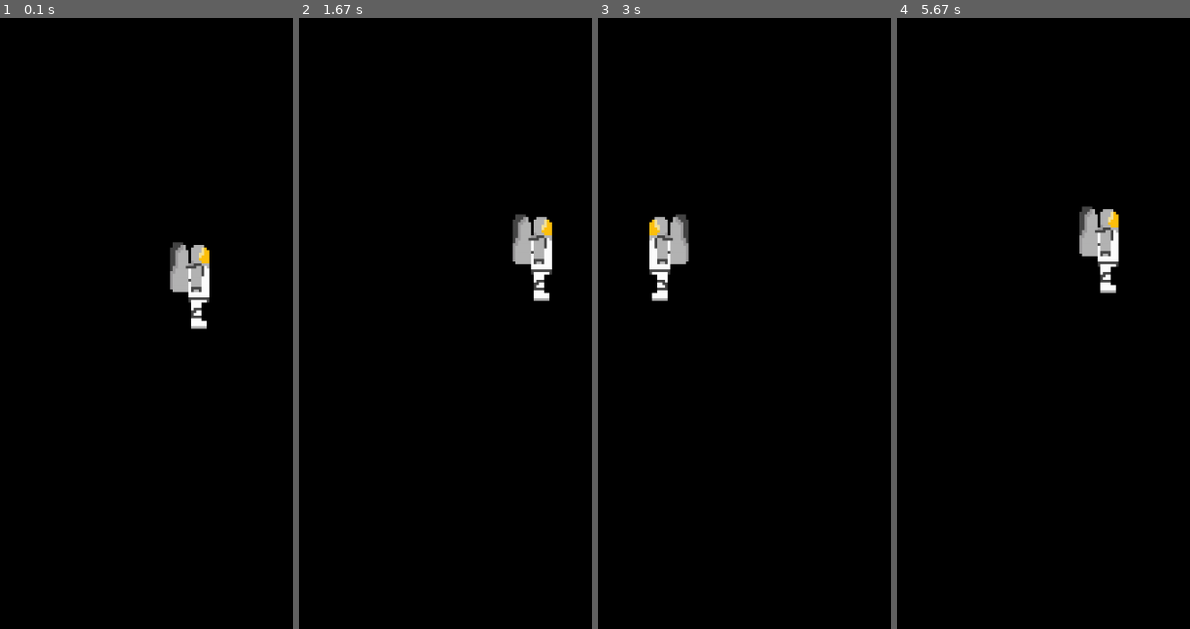
Above: before the commit, frames 1-4 (left to right).
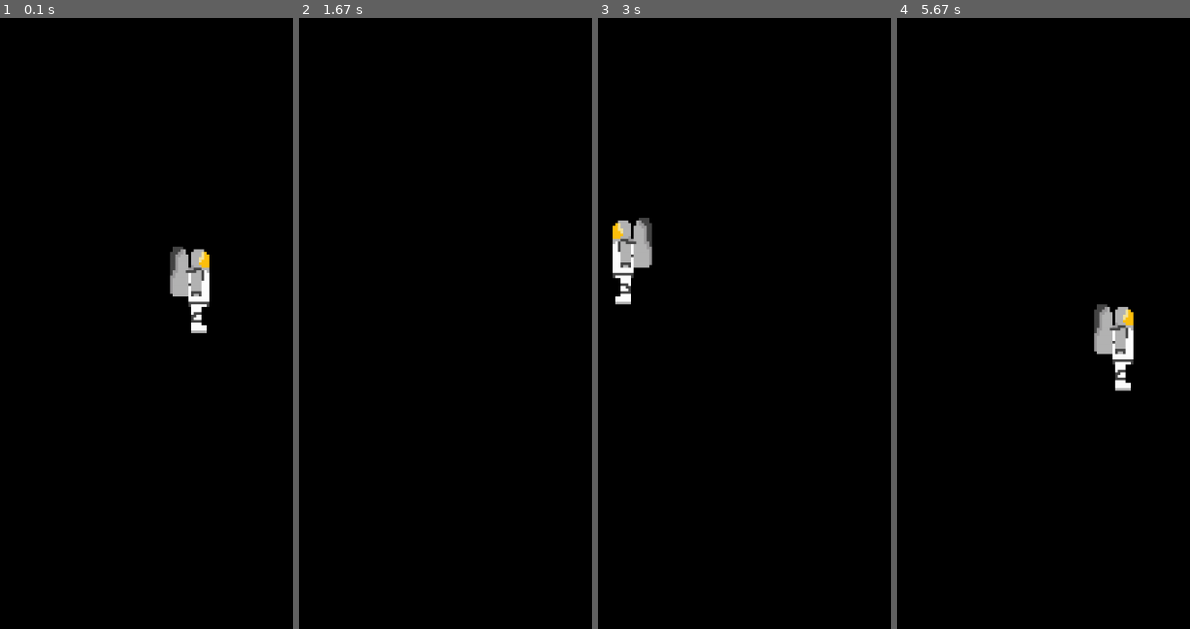
Above: after the commit, the same moments.

Repository: AronStars/AstronautGame
Game: pygame game, started from Test1.py
The game is run twice, just before and just after one commit, with the same random seed, the same clock (stepped at 60 frames per second) and the same inputs.
Inputs (mouse positions are in pixels of both pictures, inside the frame that each line leads up to):
- Up to frame 1 (0.1 s): no input
- Up to frame 2 (1.67 s): hold D 0.33-0.8 s; move the mouse to (413, 347) at 0.37 s; hold W 0.83-1.13 s
- Up to frame 3 (3 s): hold A 1.67-2.2 s; hold A 2.57-2.97 s
- Up to frame 4 (5.67 s): hold D 3.4-4.03 s; hold A 4.47-4.93 s; hold D 4.97-5.43 s; hold W from 5.47 s (still down)

The runs differ from the first frame. In frame 1, 0.7% of the frame differs, in the area x 57-72%, y 36-52%; in frame 2, 1.3%; in frame 3, 2.6%; in frame 4, 2.7%, in the area x 62-81%, y 30-62%.

Commit message:
Update Test1.py

Diff:
--- a/Test1.py
+++ b/Test1.py
@@ -1,4 +1,4 @@
-import pygame
+import pygame, time
 
 # FINAL BOSS MUST BE WARING
 
@@ -30,9 +30,11 @@
 
 pos = [500, 350]
 velocity = [0, 0]
-acceleration = 0.2
-friction = 0.1
-max_speed = 5
+gravity = 0.5
+jump_power = 10  # Increased jump power
+acceleration = 0.8
+friction = 0.2
+max_speed = 50
 
 clock = pygame.time.Clock()
 
@@ -54,9 +56,9 @@
             game_over = True
         if event.type == pygame.KEYDOWN:
             if event.key == pygame.K_w:
-                move_up = True
-            if event.key == pygame.K_s:
-                move_down = True
+                if not move_down and not move_up:
+                    move_up = True
+                    starttime = time.time()
             if event.key == pygame.K_a:
                 move_left = True
             if event.key == pygame.K_d:
@@ -64,6 +66,7 @@
         if event.type == pygame.KEYUP:
             if event.key == pygame.K_w:
                 move_up = False
+                move_down = True
             if event.key == pygame.K_s:
                 move_down = False
             if event.key == pygame.K_a:
@@ -71,23 +74,32 @@
             if event.key == pygame.K_d:
                 move_right = False
     if move_up:
-        velocity[1] -= acceleration
+        elapsedtime = time.time() - starttime
+        if elapsedtime > 0.5:  # Delay before resetting the move_up flag
+            move_up = False
+        else:
+            velocity[1] -= jump_power
     if move_down:
         velocity[1] += acceleration
+    velocity[1] += gravity # Add gravity to the velocity
     if move_left:
         velocity[0] -= acceleration
         orientation = "astroleft"
     if move_right:
         velocity[0] += acceleration
-        orientation = "astroright"
+        orientation = "astroright" # Change the orientation of the astronaut
     velocity[0] *= (1 - friction)
     velocity[1] *= (1 - friction)
     velocity[0] = min(max_speed, max(-max_speed, velocity[0]))
     velocity[1] = min(max_speed, max(-max_speed, velocity[1]))
     pos[0] += velocity[0]
-    pos[1] += velocity[1]
+    pos[1] += velocity[1] # Calculate the new position of the astronaut
     astronaut = createImage(orientation + ".png", [300, 300])
     astronaut_rect = astronaut.get_rect(center=(pos[0], pos[1]))
+    if pos[1] >= 700:
+        velocity[1] = 0
+        pos[1] = 700
+        move_down = False
     dis.blit(astronaut, astronaut_rect)
     clock.tick(60)
     pygame.display.update()
